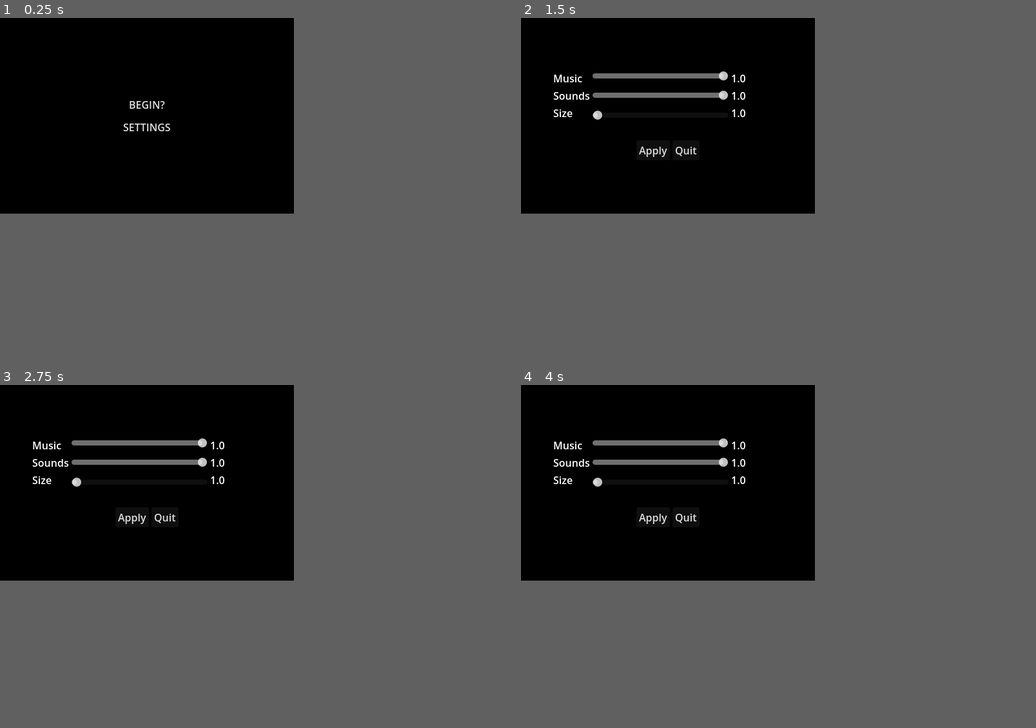
Above: before the commit, frames 1-4 (two rows, left to right).
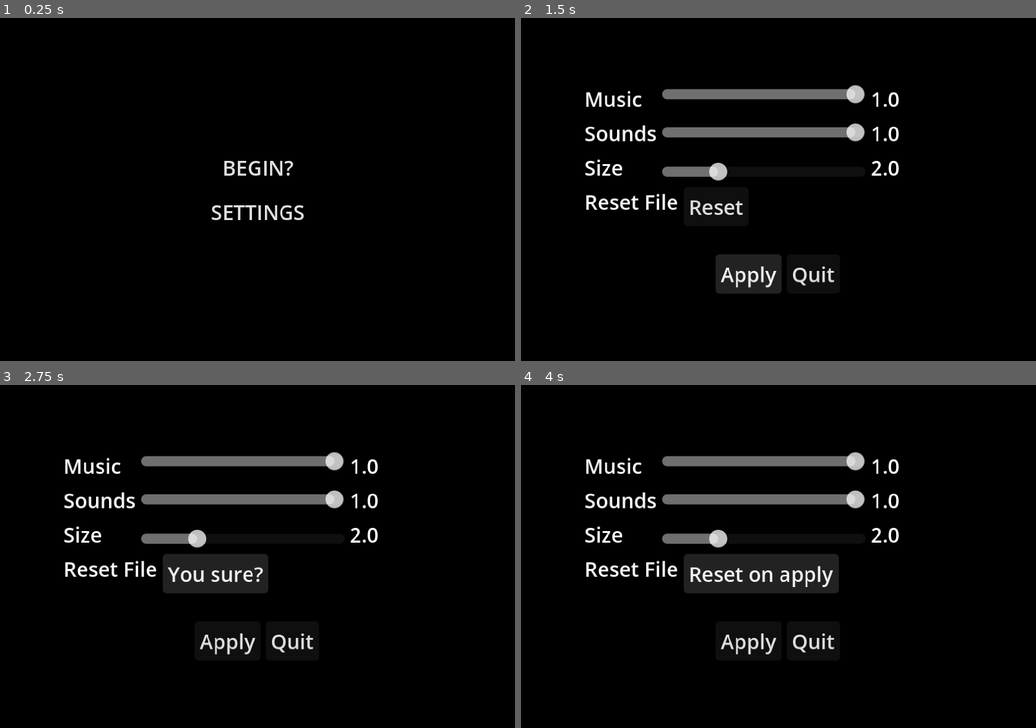
Above: after the commit, the same moments.

Repository: sanadjardaneh11-dotcom/TSR_game
Game: Godot game, scene res://Scenes/UI/Starting screen.tscn
The game is run twice, just before and just after one commit, with the same random seed, the same clock (stepped at 60 frames per second) and the same inputs.
Inputs (mouse positions are in pixels of both pictures, inside the frame that each line leads up to):
- Up to frame 1 (0.25 s): no input
- Up to frame 2 (1.5 s): click "SETTINGS" at 0.5 s; click "Apply" at 1.25 s
- Up to frame 3 (2.75 s): click (113, 491) at 2 s, where only the run after the commit has a clickable "Reset"
- Up to frame 4 (4 s): click (644, 491) at 2.75 s, where only the run after the commit has a clickable "You sure?"; click (660, 491) at 3.5 s, where only the run after the commit has a clickable "Reset on apply"
In our replay, the window is 456x304 before the commit and 799x533 after it. These sizes can differ from the game's own. Grey fills any space a smaller window leaves; there, only what the larger window draws over its background counts as a difference.

The runs differ from the first frame. In frame 1, 0.8% of the frame differs, in the area x 23-60%, y 24-59%; in frame 2, 7.0%; in frame 3, 7.9%; in frame 4, 9.0%, in the area x 6-74%, y 15-79%.

Commit message:
Reset file button in settings

Diff:
--- a/Scenes/UI/settings.tscn
+++ b/Scenes/UI/settings.tscn
@@ -98,8 +98,17 @@
 [node name="Titles" type="VBoxContainer" parent="settings/Other settings" unique_id=268810731]
 layout_mode = 2
 
-[node name="Fullscreen" type="Label" parent="settings/Other settings/Titles" unique_id=2147239055]
+[node name="Reset File" type="Label" parent="settings/Other settings/Titles" unique_id=2147239055]
 layout_mode = 2
+text = "Reset File
+"
+
+[node name="VBoxContainer" type="VBoxContainer" parent="settings/Other settings" unique_id=995454836]
+layout_mode = 2
+
+[node name="reset" type="Button" parent="settings/Other settings/VBoxContainer" unique_id=1825053559]
+layout_mode = 2
+text = "Reset"
 
 [node name="Buttons" type="HBoxContainer" parent="settings" unique_id=853956989]
 layout_mode = 2
@@ -117,5 +126,6 @@
 [connection signal="value_changed" from="settings/SliderSettings/Values/Music" to="." method="_on_music_value_changed"]
 [connection signal="value_changed" from="settings/SliderSettings/Values/Sounds" to="." method="_on_sounds_value_changed"]
 [connection signal="value_changed" from="settings/SliderSettings/Values/Size" to="." method="_on_size_value_changed"]
+[connection signal="pressed" from="settings/Other settings/VBoxContainer/reset" to="." method="_on_button_pressed"]
 [connection signal="pressed" from="settings/Buttons/Apply" to="." method="_on_apply_pressed"]
 [connection signal="pressed" from="settings/Buttons/Quit" to="." method="_on_quit_pressed"]
--- a/Scripts/file.gd
+++ b/Scripts/file.gd
@@ -35,6 +35,9 @@
 
 func change_res(scale,window):
 	DisplayServer.window_set_mode(DisplayServer.WINDOW_MODE_WINDOWED)
+	if window == null:
+		return
+		print("File error:window is null")
 	window.content_scale_mode = window.CONTENT_SCALE_MODE_DISABLED
 	window.content_scale_factor =  scale
 	window.size = (Vector2i(screen[0]*scale,screen[1]*scale))
@@ -42,6 +45,9 @@
 
 func fullscreen(window):
 	DisplayServer.window_set_mode(DisplayServer.WINDOW_MODE_EXCLUSIVE_FULLSCREEN)
+	if window == null:
+		return
+		print("File error:window is null")
 	window.size = (Vector2i(screen[0]*304/45,screen[1]*304/45))
 	window.content_scale_factor =  304/45
 	window.content_scale_mode = window.CONTENT_SCALE_MODE_VIEWPORT
--- a/Scripts/settings.gd
+++ b/Scripts/settings.gd
@@ -6,8 +6,11 @@
 @onready var dispmusic: Label = $"settings/SliderSettings/Display value/Music"
 @onready var dispsounds: Label = $"settings/SliderSettings/Display value/Sounds"
 @onready var dispres: Label = $"settings/SliderSettings/Display value/Size"
+@onready var resetbutton: Button = $"settings/Other settings/VBoxContainer/reset"
 @onready var file_controls = file_control.new()
 var savedata:Dictionary
+var reset:bool = false
+var sureflag:bool = false
 func _ready() -> void:
 	savedata = file_controls.load_json_file()
 	music.value = savedata["settings"][0]
@@ -44,6 +47,10 @@
 
 
 func _on_apply_pressed() -> void:
+	if reset == true:
+		file_controls.make_new_json_file()
+		get_tree().change_scene_to_file("res://Scenes/UI/Starting screen.tscn")
+		return
 	file_controls.change_res(savedata["settings"][2],get_window())
 	if savedata["settings"][3] == 1.0:
 		file_controls.fullscreen(get_window())
@@ -52,4 +59,16 @@
 
 
 func _on_quit_pressed() -> void:
+
 	get_tree().change_scene_to_file("res://Scenes/UI/Starting screen.tscn")
+
+
+func _on_button_pressed() -> void:
+	if resetbutton == null:
+		return
+	if sureflag == true:
+		resetbutton.text = "Reset on apply"
+		reset = true
+	else:
+		sureflag = true
+		resetbutton.text = "You sure?"
--- a/savedata.json
+++ b/savedata.json
@@ -1 +1 @@
-{"hp":10.0,"maxhp":100.0,"settings":[1.0,1.0,1.0,1.0]}
+{"hp":10.0,"maxhp":100.0,"settings":[1.0,1.0,2.0,0.0]}
